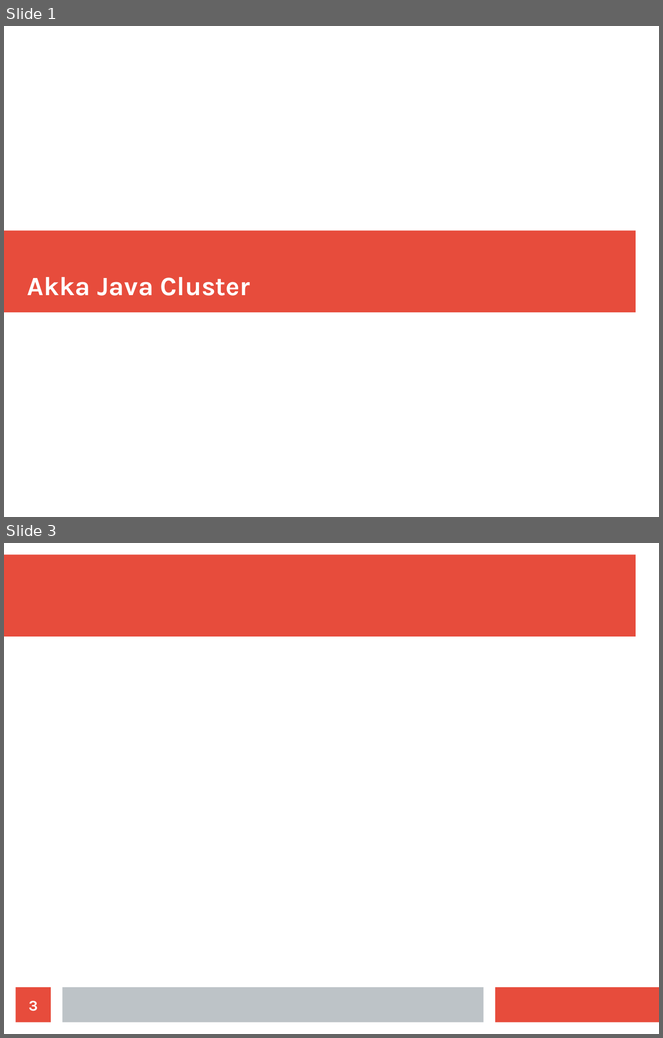
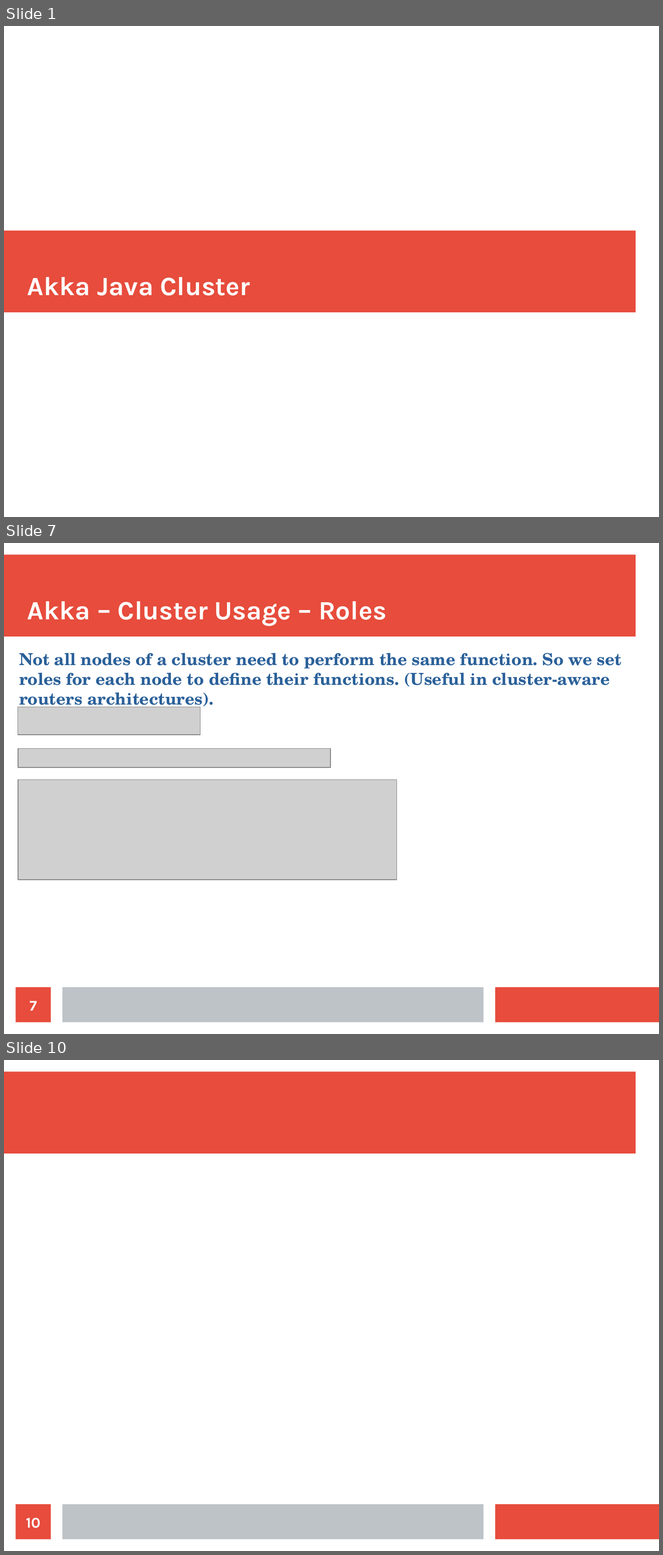
Before and after one commit to bytemania/akka-java-cluster, a slide deck: src/main/resources/res/presentation.odp. Shown one above the other, each under a label of ours: slides 1 and 3 before the commit, slides 1, 7 and 10 after it; the slides between them are not shown. The pictures are 663x1038 and 663x1555 pixels, drawn with LibreOffice and Linux fonts; fonts in the diff are those of the drawing; grey boxes stand for pictures. Boxes give left, top, right and bottom in pixels: in the first picture for what was removed or moved away, otherwise in the second. Text is boxed around its words. In the diff, an @@ line names an element or a change of style, - is before the commit and + after.

```diff
--- a/src/main/resources/res/presentation.odp
+++ b/src/main/resources/res/presentation.odp
@@ slide 7 added at box(4, 543, 659, 1034), background #FFFFFF; not listed: 3 template elements that a slide beside it also shows @@
@@ title added at box(27, 601, 387, 626), 32 pt, text #FFFFFF, bold @@
+Akka – Cluster Usage – Roles
@@ text added at box(19, 653, 622, 710), 20 pt, text #2A6099, bold @@
+Not all nodes of a cluster need to perform the same function. So we set roles for each node to define their functions. (Useful in cluster-aware routers architectures).
@@ picture added at box(18, 707, 200, 735) @@
@@ picture added at box(18, 749, 331, 768) @@
@@ picture added at box(18, 780, 397, 880) @@
@@ page number added at box(16, 988, 51, 1023), fill #E74C3C, 18 pt, text #FFFFFF, bold @@
+7
@@ what was slide 3 is now slide 10 @@
@@ page number at box(26, 1518, 40, 1529): text changed @@
-3
+10
```
Also in this commit, not shown: 8 other slides added, 1 slide removed, 2 other files.
